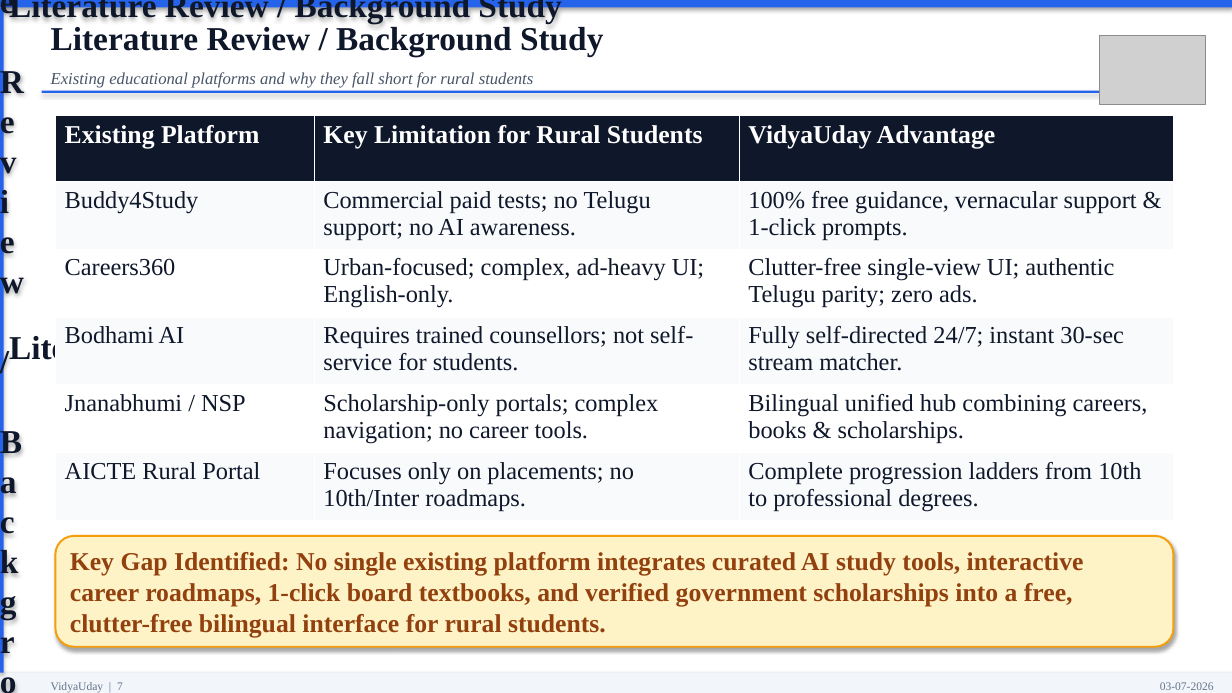
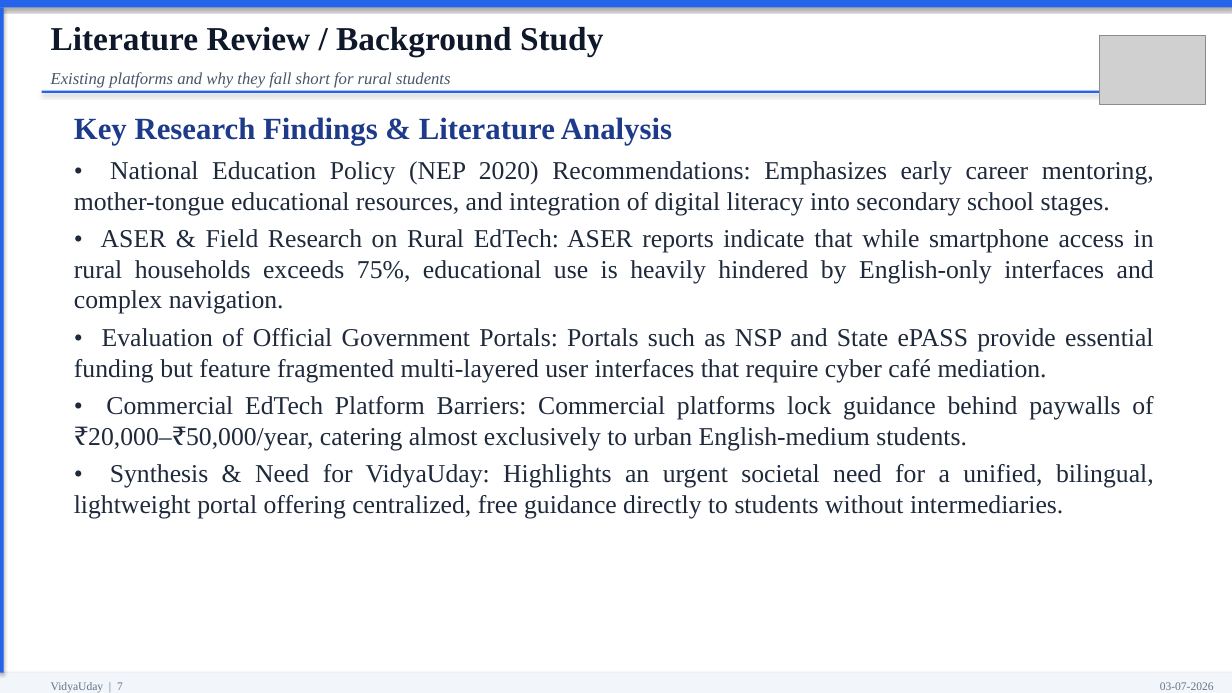
Before and after one commit to ramanakalisetty638-web/VidyaUday, a slide deck: slide 7 of VidyaUday_Official_Review_Presentation.pptx. Drawn at 1232x693 pixels with LibreOffice and Linux fonts; fonts in the diff are those of the drawing; grey boxes stand for pictures. Boxes give left, top, right and bottom in pixels: in the first picture for what was removed or moved away, otherwise in the second. Text is boxed around its words. In the diff, an @@ line names an element or a change of style, - is before the commit and + after.

Commit message:
Fix PPT: eliminate duplicate text, align and justify all slides, clean template borders, 4 screenshots grid

```diff
--- a/VidyaUday_Official_Review_Presentation.pptx
+++ b/VidyaUday_Official_Review_Presentation.pptx
@@ text in rectangle at <box>9,0,470,23</box>: text removed @@
-Literature Review / Background Study
@@ text "Literature Review / Background Study" at <box>51,27,603,57</box>: less space between paragraphs @@
@@ text in rectangle at <box>51,24,603,57</box>: text removed @@
-Literature Review / Background Study
@@ text in rectangle at <box>478,0,561,23</box>: text removed @@
-Literature Review / Background Study
@@ text at <box>51,72,451,87</box>: text changed @@
-Existing educational platforms and why they fall short for rural students
+Existing platforms and why they fall short for rural students
@@ table removed at <box>55,116,1174,515</box>, 6 rows, 3 columns @@
-Existing Platform | Key Limitation for Rural Students | VidyaUday Advantage
-Buddy4Study | Commercial paid tests; no Telugu support; no AI awareness. | 100% free guidance, vernacular support & 1-click prompts.
-Careers360 | Urban-focused; complex, ad-heavy UI; English-only. | Clutter-free single-view UI; authentic Telugu parity; zero ads.
-Bodhami AI | Requires trained counsellors; not self-service for students. | Fully self-directed 24/7; instant 30-sec stream matcher.
-Jnanabhumi / NSP | Scholarship-only portals; complex navigation; no career tools. | Bilingual unified hub combining careers, books & scholarships.
-AICTE Rural Portal | Focuses only on placements; no 10th/Inter roadmaps. | Complete progression ladders from 10th to professional degrees.
@@ text added at <box>74,117,1154,518</box>, 20 pt, text #1E293B @@
+Key Research Findings & Literature Analysis
+• National Education Policy (NEP 2020) Recommendations: Emphasizes early career mentoring, mother-tongue educational resources, and integration of digital literacy into secondary school stages.
+• ASER & Field Research on Rural EdTech: ASER reports indicate that while smartphone access in rural households exceeds 75%, educational use is heavily hindered by English-only interfaces and complex navigation.
+• Evaluation of Official Government Portals: Portals such as NSP and State ePASS provide essential funding but feature fragmented multi-layered user interfaces that require cyber café mediation.
+• Commercial EdTech Platform Barriers: Commercial platforms lock guidance behind paywalls of ₹20,000–₹50,000/year, catering almost exclusively to urban English-medium students.
+• Synthesis & Need for VidyaUday: Highlights an urgent societal need for a unified, bilingual, lightweight portal offering centralized, free guidance directly to students without intermediaries.
@@ rounded rectangle removed at <box>55,536,1174,647</box> @@
-Key Gap Identified: No single existing platform integrates curated AI study tools, interactive career roadmaps, 1-click board textbooks, and verified government scholarships into a free, clutter-free bilingual interface for rural students.
```
Also in this commit, not shown: 15 other slides changed, 1 slide added, 1 slide removed, 1 other file.
